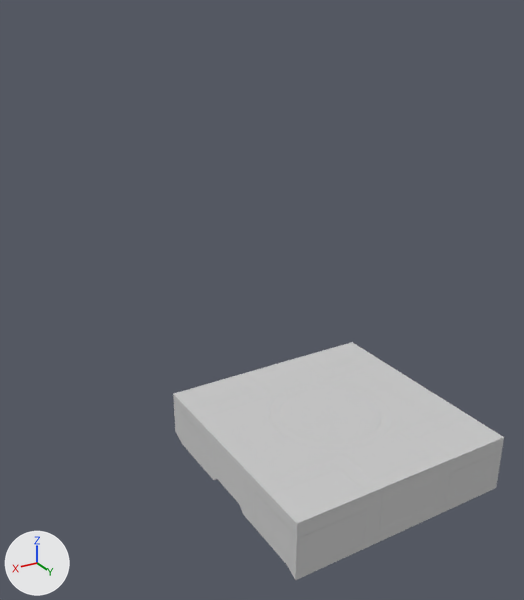
The FBX model 2D Platformer Prototype/Assets/FBX files/Floor Walls Ceilings/A_Ceiling_1x4.FBX, before and after one commit.
Before and after are seen from a camera (50 mm lens) standing at (4.22, 3.25, 3.83) and looking at (0.39, -3.14, 0.63). The axes (+X, +Y, +Z) are drawn at lower left. The lights are the same throughout.
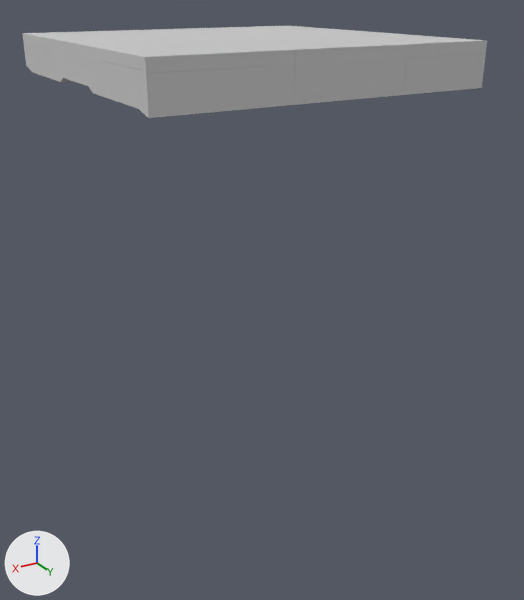
Diff of the bpy script that builds the scene:
```diff
--- a/2D Platformer Prototype/Assets/FBX files/Floor Walls Ceilings/A_Ceiling_1x4.FBX.py
+++ b/2D Platformer Prototype/Assets/FBX files/Floor Walls Ceilings/A_Ceiling_1x4.FBX.py
@@ me_mesh @@
 me_mesh.from_pydata(...)  # 32 vertices, 30 faces; spans x 0.0..78.7, y -78.7..0.0, z 0.0..19.7
 # used by ob_box005; location = (0.0, 0.0, 0.0); scale = (0.0254, 0.0254, 0.0254)
-me_mesh.vertices[0].co = (0.0, -78.7, 4.1)
-me_mesh.vertices[1].co = (78.7, -78.7, 4.1)  # pixel (175, 431)
-me_mesh.vertices[2].co = (0.0, 0.0, 0.0)  # pixel (496, 488)
-me_mesh.vertices[3].co = (78.7, 0.0, 0.0)  # pixel (295, 580)
-me_mesh.vertices[4].co = (0.0, -78.7, 19.7)  # pixel (352, 342)
-me_mesh.vertices[5].co = (78.7, -78.7, 19.7)  # pixel (173, 393)
-me_mesh.vertices[6].co = (0.0, 0.0, 19.7)  # pixel (504, 437)
-me_mesh.vertices[7].co = (78.7, 0.0, 19.7)  # pixel (296, 523)
-me_mesh.vertices[8].co = (78.7, -49.0, 1.9)  # pixel (213, 480)
-me_mesh.vertices[9].co = (0.0, -49.0, 1.9)
-me_mesh.vertices[10].co = (0.0, -49.0, 19.7)  # pixel (401, 372)
-me_mesh.vertices[11].co = (78.7, -49.0, 19.7)  # pixel (212, 434)
-me_mesh.vertices[12].co = (78.7, -29.3, 19.7)  # pixel (242, 466)
-me_mesh.vertices[13].co = (0.0, -29.3, 19.7)  # pixel (438, 396)
-me_mesh.vertices[14].co = (0.0, -29.3, 1.9)
-me_mesh.vertices[15].co = (78.7, -29.3, 1.9)  # pixel (243, 514)
-me_mesh.vertices[16].co = (78.7, -73.5, 1.9)  # pixel (181, 443)
-me_mesh.vertices[17].co = (0.0, -73.5, 1.9)
-me_mesh.vertices[18].co = (0.0, -73.5, 19.7)  # pixel (360, 347)
-me_mesh.vertices[19].co = (78.7, -73.5, 19.7)  # pixel (179, 400)
-me_mesh.vertices[20].co = (78.7, -4.8, 19.7)  # pixel (287, 513)
-me_mesh.vertices[21].co = (0.0, -4.8, 19.7)  # pixel (492, 430)
-me_mesh.vertices[22].co = (0.0, -4.8, 1.9)
-me_mesh.vertices[23].co = (78.7, -4.8, 1.9)  # pixel (286, 564)
-me_mesh.vertices[24].co = (0.0, -31.8, 4.1)
-me_mesh.vertices[25].co = (78.7, -31.8, 4.1)  # pixel (239, 504)
-me_mesh.vertices[26].co = (78.7, -31.8, 19.7)  # pixel (238, 462)
-me_mesh.vertices[27].co = (0.0, -31.8, 19.7)  # pixel (433, 393)
-me_mesh.vertices[28].co = (0.0, -46.8, 4.1)
-me_mesh.vertices[29].co = (78.7, -46.8, 4.1)  # pixel (216, 478)
-me_mesh.vertices[30].co = (78.7, -46.8, 19.7)  # pixel (215, 438)
-me_mesh.vertices[31].co = (0.0, -46.8, 19.7)  # pixel (405, 375)
+# me_mesh part 1
+me_mesh.vertices[0].co = (1.3, 2.7, 158.7)
+me_mesh.vertices[1].co = (158.8, 2.7, 158.7)  # pixel (26, 65)
+me_mesh.vertices[2].co = (1.3, -1.4, 1.2)  # pixel (481, 87)
+me_mesh.vertices[3].co = (158.8, -1.4, 1.2)  # pixel (148, 117)
+me_mesh.vertices[4].co = (1.3, 18.3, 158.7)  # pixel (288, 25)
+me_mesh.vertices[5].co = (158.8, 18.3, 158.7)  # pixel (22, 33)
+me_mesh.vertices[6].co = (1.3, 18.3, 1.2)  # pixel (487, 40)
+me_mesh.vertices[7].co = (158.8, 18.3, 1.2)  # pixel (145, 56)
+me_mesh.vertices[8].co = (158.8, 0.5, 101.1)  # pixel (60, 82)
+me_mesh.vertices[9].co = (1.3, 0.5, 101.1)
+me_mesh.vertices[10].co = (1.3, 18.3, 101.1)  # pixel (346, 29)
+me_mesh.vertices[11].co = (158.8, 18.3, 101.1)  # pixel (56, 39)
+me_mesh.vertices[12].co = (158.8, 18.3, 57.9)  # pixel (88, 45)
+me_mesh.vertices[13].co = (1.3, 18.3, 57.9)  # pixel (399, 33)
+me_mesh.vertices[14].co = (1.3, 0.5, 57.9)
+me_mesh.vertices[15].co = (158.8, 0.5, 57.9)  # pixel (92, 93)
+me_mesh.vertices[16].co = (158.8, 0.5, 148.5)  # pixel (32, 72)
+me_mesh.vertices[17].co = (1.3, 0.5, 148.5)
+me_mesh.vertices[18].co = (1.3, 18.3, 148.5)  # pixel (297, 26)
+me_mesh.vertices[19].co = (158.8, 18.3, 148.5)  # pixel (27, 34)
+me_mesh.vertices[20].co = (158.8, 18.3, 10.4)  # pixel (134, 54)
+me_mesh.vertices[21].co = (1.3, 18.3, 10.4)  # pixel (471, 39)
+me_mesh.vertices[22].co = (1.3, 0.5, 10.4)
+me_mesh.vertices[23].co = (158.8, 0.5, 10.4)  # pixel (138, 108)
+me_mesh.vertices[24].co = (1.3, 2.7, 62.8)
+me_mesh.vertices[25].co = (158.8, 2.7, 62.8)  # pixel (88, 85)
+me_mesh.vertices[26].co = (158.8, 18.3, 62.8)  # pixel (84, 45)
+me_mesh.vertices[27].co = (1.3, 18.3, 62.8)  # pixel (393, 33)
+me_mesh.vertices[28].co = (1.3, 2.7, 96.8)
+me_mesh.vertices[29].co = (158.8, 2.7, 96.8)  # pixel (62, 77)
+me_mesh.vertices[30].co = (158.8, 18.3, 96.8)  # pixel (59, 40)
+me_mesh.vertices[31].co = (1.3, 18.3, 96.8)  # pixel (351, 30)
 me_mesh.materials.append(mat_material__25)
@@ ob_box005 @@
 ob_box005 = bpy.data.objects.new('Box005', me_mesh)
-ob_box005.location = (0.0, 0.0, 0.0)
+ob_box005.location = (-2.25, -2.68, 2.84)
+ob_box005.rotation_euler = (1.571, 0.0, 0.0)  # degrees (90, 0, 0)
 ob_box005.scale = (0.0254, 0.0254, 0.0254)
```

Changed parts and their boxes (x1, y1, x2, y2) in the pictures (524 x 600 px):
'Box005', reshaped, moved, turned: before (173, 342, 504, 580); after (22, 26, 487, 118)
